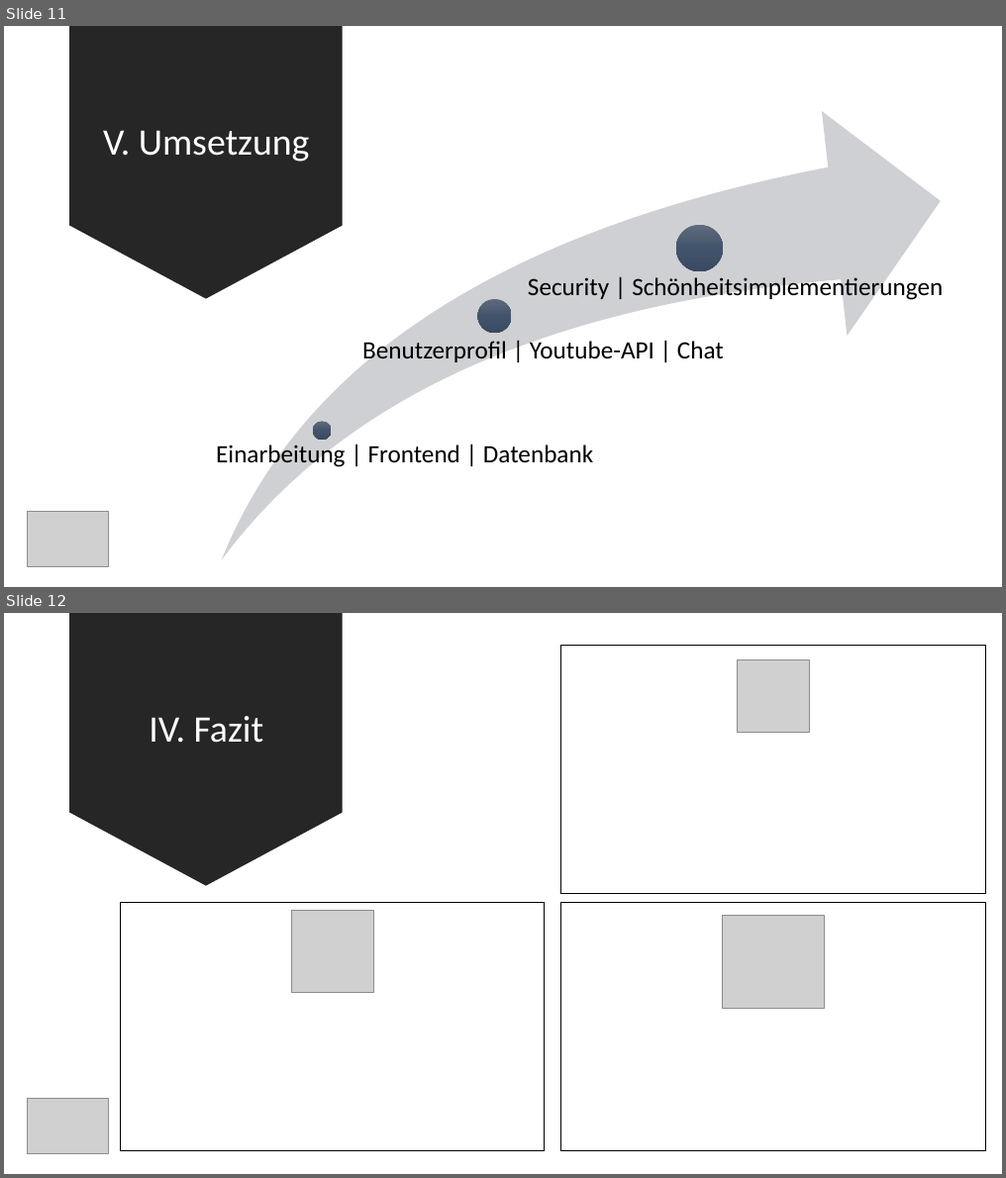
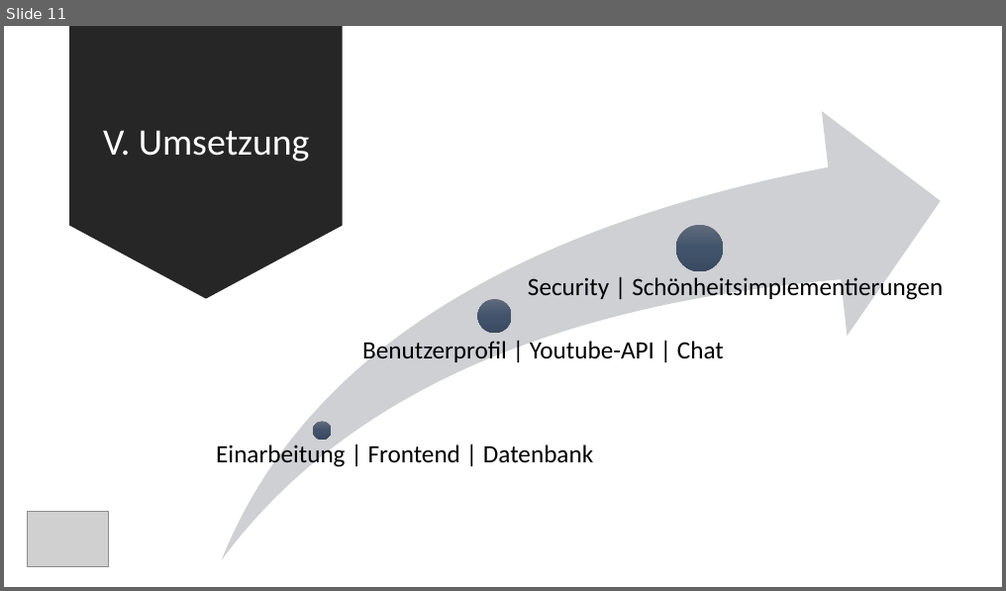
Before and after one commit to ArianMoser/StreamTogether, a slide deck: presentation/StreamTogether.pptx. Shown one above the other, each under a label of ours: slides 11 and 12 before the commit, slide 11 after it. The pictures are 1006x1178 and 1006x591 pixels, drawn with LibreOffice and Linux fonts; fonts in the diff are those of the drawing; grey boxes stand for pictures. Boxes give left, top, right and bottom in pixels: in the first picture for what was removed or moved away, otherwise in the second. Text is boxed around its words. In the diff, an @@ line names an element or a change of style, - is before the commit and + after.

```diff
--- a/presentation/StreamTogether.pptx
+++ b/presentation/StreamTogether.pptx
@@ slide 12 removed at [4, 613, 1002, 1174], background #FFFFFF @@
@@ down arrow removed at [70, 613, 344, 885] @@
@@ rectangle removed at [561, 646, 985, 894] @@
@@ picture removed at [737, 660, 810, 732] @@
@@ title removed at [149, 716, 264, 743] @@
-IV. Fazit
@@ rectangle removed at [120, 902, 545, 1151] @@
@@ rectangle removed at [561, 903, 985, 1152] @@
@@ picture removed at [291, 910, 374, 992] @@
@@ picture removed at [723, 916, 824, 1008] @@
@@ picture removed at [27, 1099, 109, 1154] @@
```
Also in this commit, not shown: 8 slides changed, 3 slides added, 4 other files.
